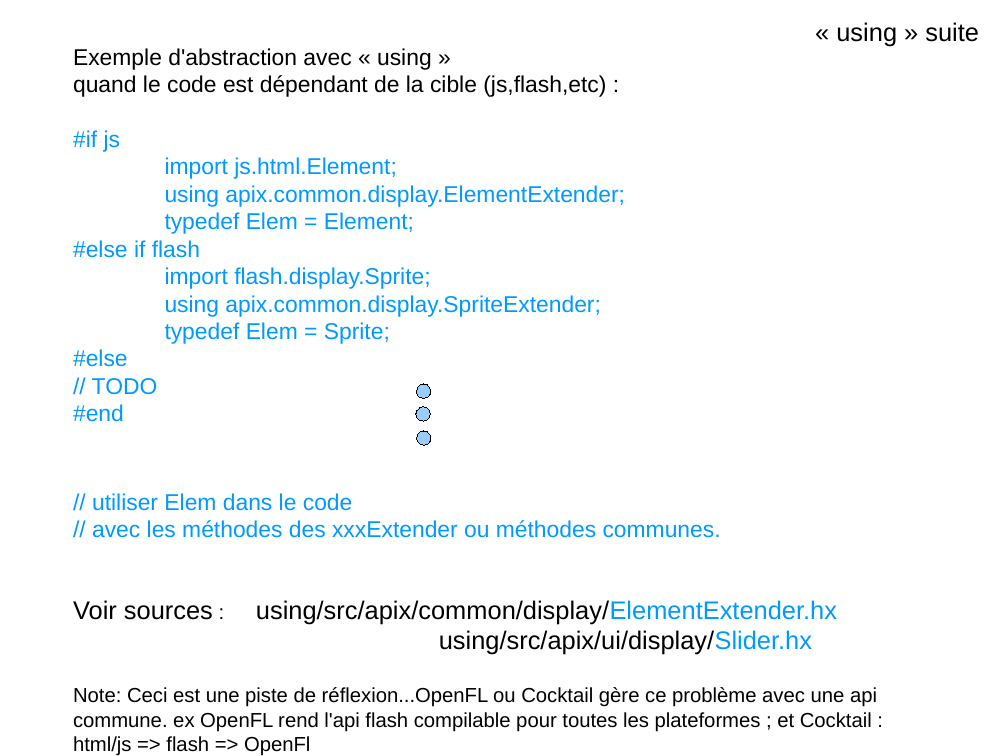
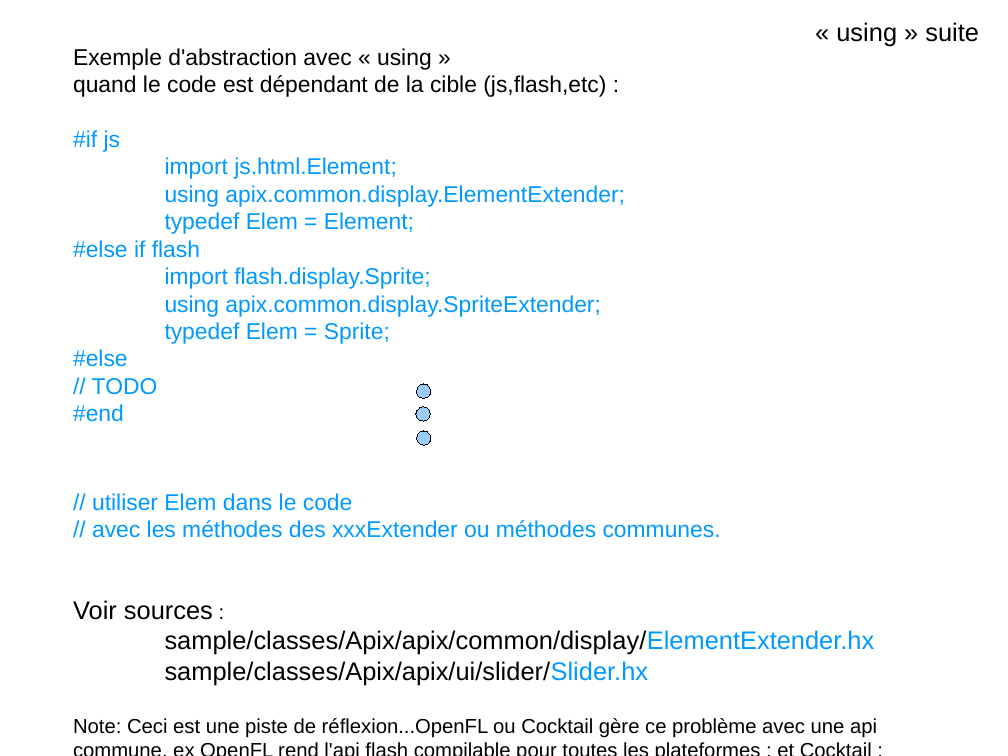
Before and after one commit to flashline/Haxetelier8, a slide deck: slide 9 of odp/haxetelier-8.odp. Drawn at 1008x756 pixels with LibreOffice and Linux fonts; fonts in the diff are those of the drawing. Boxes give left, top, right and bottom in pixels: in the first picture for what was removed or moved away, otherwise in the second. Text is boxed around its words. In the diff, an @@ line names an element or a change of style, - is before the commit and + after.

```diff
--- a/odp/haxetelier-8.odp
+++ b/odp/haxetelier-8.odp
@@ text at [73, 600, 875, 685]: text changed @@
-Voir sources : using/src/apix/common/display/ElementExtender.hx
-using/src/apix/ui/display/Slider.hx
+Voir sources :
+sample/classes/Apix/apix/common/display/ElementExtender.hx
+sample/classes/Apix/apix/ui/slider/Slider.hx
```
Also in this commit, not shown: 4 other slides changed, 1 slide added, 1 slide removed, 11 other files.
